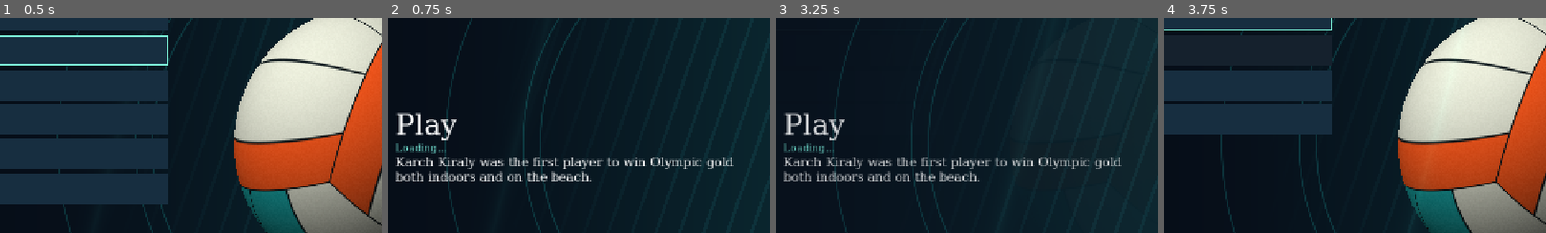
Above: before the commit, frames 1-4 (left to right).
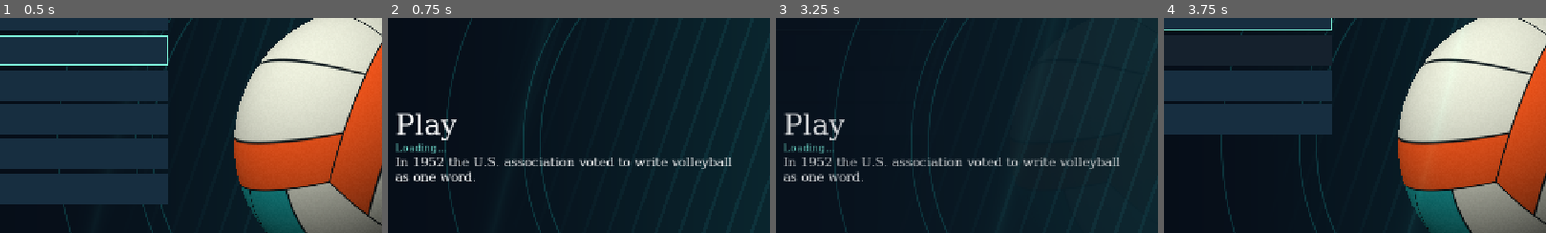
Above: after the commit, the same moments.

Repository: foreandr/volleyball
Game: Godot game, scene res://scenes/main.tscn
Same seed, same stepped clock (60 frames per second), same inputs: the game is played once before the commit and once after it. Sound files missing from this copy of the repository are replaced by a short silence.
Inputs (mouse positions are % of the whole screen's width and height, from its top left):
- Up to frame 1 (0.5 s): no input
- Up to frame 2 (0.75 s): click "Play" at 0.5 s
- Up to frame 3 (3.25 s): click "Back" at 1.25 s; click "Offline" at 2 s; click "Simulate" at 2.75 s
- Up to frame 4 (3.75 s): tap Enter (ui_accept) at 3.5 s; move the mouse to (72, 45) at 3.52 s; hold Right (ui_right) from 3.53 s (still down); hold E from 3.53 s (still down); click (72, 45) at 3.67 s
The pictures show only the part of the screen within x 26-76%, y 20-70%; the shares and areas given below are measured in that part.

Frame 1 is identical in both runs. In frame 2, 3.6% of the frame differs, in the area x 2-91%, y 64-76%; in frame 3, 3.4%; in frame 4, nothing differs.

Commit message:
Open Set to Target as continuous solo coach training in the shared gym

Diff:
--- /dev/null
+++ b/scenes/setting_camp.tscn
@@ -0,0 +1,6 @@
+[gd_scene load_steps=2 format=3]
+
+[ext_resource type="PackedScene" path="res://scenes/indoor_practice.tscn" id="1"]
+
+[node name="SettingCamp" instance=ExtResource("1")]
+solo_setting = true
--- a/scripts/animation_editor.gd
+++ b/scripts/animation_editor.gd
@@ -101,8 +101,11 @@
 	preview.add_child(overlay)
 	refresh_history()
 
+func light_preview_stage(world: Node3D) -> void:
+	preload("res://scripts/tryout_gym.gd").light_gym(world)
+
 func build_preview_stage(world: Node3D) -> void:
-	world.add_child(preload("res://scripts/preview_court.gd").new())
+	world.add_child(preload("res://scripts/tryout_gym.gd").new())
 	orbit_yaw = -2.2
 	orbit_pitch = 0.26
 	max_view_distance = 60.0
--- a/scripts/create.gd
+++ b/scripts/create.gd
@@ -236,7 +236,7 @@
 func build_preview(viewport: SubViewport) -> void:
 	var world := Node3D.new()
 	viewport.add_child(world)
-	preload("res://scripts/preview_court.gd").add_preview_lighting(world)
+	light_preview_stage(world)
 	build_preview_stage(world)
 	preview_player = preload("res://scripts/volleyball_player.gd").new()
 	preview_player.name = "PreviewPlayer"
@@ -253,6 +253,9 @@
 	preview_camera.current = true
 	world.add_child(preview_camera)
 	update_camera()
+
+func light_preview_stage(world: Node3D) -> void:
+	preload("res://scripts/preview_court.gd").add_preview_lighting(world)
 
 func build_preview_stage(world: Node3D) -> void:
 	var platform := MeshInstance3D.new()
--- a/scripts/drills_menu.gd
+++ b/scripts/drills_menu.gd
@@ -4,7 +4,7 @@
 
 const CATEGORIES := {
 	"Passing": [{"title":"Pass to Target","scene":"res://scenes/story_animations.tscn"}],
-	"Setting": [{"title":"Set to Target"}],
+	"Setting": [{"title":"Set to Target","scene":"res://scenes/setting_camp.tscn"}],
 	"Attacking": [{"title":"Butterfly"}],
 	"Serving": [{"title":"Spin Serve"}],
 	"Digging": [],
@@ -69,7 +69,8 @@
 			if CATEGORIES[name_].any(func(entry): return entry.title == drill):
 				show_category(name_)
 				break
-		open_setting_stage(drill)
+		if drill=="Set to Target": MenuPresentation.load_scene("res://scenes/setting_camp.tscn")
+		else: open_setting_stage(drill)
 	elif StorySession.drill_menu_category.is_empty():
 		show_categories()
 	else:
@@ -140,8 +141,9 @@
 	var viewport := SubViewport.new()
 	viewport.own_world_3d = true
 	setting_stage.add_child(viewport)
-	preload("res://scripts/preview_court.gd").add_preview_lighting(viewport)
-	viewport.add_child(preload("res://scripts/preview_court.gd").new())
+	var gym := preload("res://scripts/tryout_gym.gd").new()
+	viewport.add_child(gym)
+	gym.light_gym(gym)
 	var spin_serve := title == "Spin Serve"
 	var butterfly := title == "Butterfly"
 	var drill: Node3D
--- a/scripts/indoor_practice.gd
+++ b/scripts/indoor_practice.gd
@@ -1,4 +1,6 @@
 extends Control
+
+@export var solo_setting := false
 
 const Court = preload("res://scripts/preview_court.gd")
 const Player = preload("res://scripts/volleyball_player.gd")
@@ -146,7 +148,9 @@
 	world.add_child(camera)
 	camera.current = true
 	setter = athlete(Vector3(-0.8,0.04,1.1),"e97937")
-	setter.apply_profile(CareerSession.profile())
+	var profile := CareerSession.profile()
+	if solo_setting and profile.is_empty(): profile=preload("res://scripts/player_profile.gd").load_profile()
+	setter.apply_profile(profile)
 	setter.play_action("idle")
 	coach = athlete(Vector3(-2.5,0.04,-1.2),"48574d")
 	coach.play_action("idle")
@@ -154,7 +158,7 @@
 	preload("res://scripts/practice_kit.gd").apply(coach,true)
 	setter.set_meta("school_photo",SchoolHeadshots.request(setter.attributes))
 	coach_motion.dress(coach)
-	seat_teammates()
+	if not solo_setting: seat_teammates()
 	for i in PINS.size():
 		var basket := preload("res://scripts/tryout_target.gd").new()
 		basket.position = PINS[i]
@@ -343,11 +347,11 @@
 	Xbox.prompts(controls_row,entries)
 
 func leave() -> void:
-	MenuPresentation.load_scene("res://scenes/story.tscn")
+	MenuPresentation.load_scene("res://scenes/drills.tscn" if solo_setting else "res://scenes/story.tscn")
 
 func start_practice() -> void:
 	coach_motion.whistle_cue.signal_drill(coach)
-	rotation_drill.advance_turn()
+	if not solo_setting: rotation_drill.advance_turn()
 	rotation_drill.stage_start()
 	skip_time = 0
 	demonstration = false
@@ -356,6 +360,7 @@
 	if rotation_drill.turn == 1: say(coach, "%s, you're up first." % setter.display_name,4.0)
 
 func jump_rep() -> bool:
+	if solo_setting: return (rep/3)%2==1
 	return demo_index%2==1 if demonstration else rotation_drill.round_index==1
 
 func called() -> int:
@@ -395,6 +400,7 @@
 			if attempt.setter==rotation_drill.turn and attempt.made: made+=1
 		title.text="ZONE %d   /   %s   /   %d/9 MADE" % [[1,6,5][rotation_drill.round_index],TARGETS[called()],made]
 		if called()==2: message.text = "72   /   Back set"
+	if solo_setting: title.text="TRAINING CAMP   /   SET TO TARGET"
 	panel.visible=demonstration or rotation_drill.turn==0
 	hint.text = ""
 	hint.hide()
@@ -572,7 +578,7 @@
 	if changing_turn: return
 	update_speech(delta)
 	timing_note.visible = clock < timing_until and phase != "complete" and not settings.visible
-	score_strip.visible=phase not in ["intro","net_guide"] and not settings.visible and (not demonstration or phase=="complete")
+	score_strip.visible=not solo_setting and phase not in ["intro","net_guide"] and not settings.visible and (not demonstration or phase=="complete")
 	if settings.visible or phase=="net_guide": return
 	if coach_motion.whistle_cue.step_whistle(coach,delta): return
 	if phase=="complete":
@@ -630,7 +636,7 @@
 	var stick := Vector2(axis(JOY_AXIS_RIGHT_X),axis(JOY_AXIS_RIGHT_Y))
 	stick+=Input.get_vector("ui_left","ui_right","ui_up","ui_down") if (Input.is_key_pressed(KEY_LEFT) or Input.is_key_pressed(KEY_RIGHT) or Input.is_key_pressed(KEY_UP) or Input.is_key_pressed(KEY_DOWN)) else Vector2.ZERO
 	select_height(stick)
-	rotation_drill.tick(delta)
+	if not solo_setting: rotation_drill.tick(delta)
 	# Leave the three targets in frame while easing toward the live ball.
 	var lead := (ball.position-Vector3(0,1.6,1.0))*Vector3(0.10,0.08,0.055)
 	camera_lead = camera_lead.lerp(lead.limit_length(0.5),1.0-exp(-3.2*delta))
@@ -836,6 +842,11 @@
 					begin("between")
 		"between":
 			if elapsed>.025 and not jump.active and not free_jump.active:
+				if solo_setting:
+					rep+=1
+					rotation_drill.attempts=rep%3
+					reset_feed()
+					return
 				if rotation_drill.attempts==2: next_release = maxf(next_release,last_toss+3.5)
 				var entry := {"setter":rotation_drill.turn,"target":called(),"station":rotation_drill.station,"made":success,"error":placement_error}
 				if rotation_drill.turn!=0: entry["cpu_goal"]=cpu_goal(rotation_drill.turn)
--- a/scripts/menu_presentation.gd
+++ b/scripts/menu_presentation.gd
@@ -180,18 +180,40 @@
 	"Karch Kiraly was the first player to win Olympic gold both indoors and on the beach.",
 	"Jackie Silva and Sandra Pires won the first Olympic women's beach volleyball title in 1996.",
 	"At the London Olympics, beach volleyball was played on Horse Guards Parade.",
-	"At the Paris 2024 Olympics, beach volleyball players competed beside the Eiffel Tower."
+	"At the Paris 2024 Olympics, beach volleyball players competed beside the Eiffel Tower.",
+	"Early volleyball teams could field more than six players. The six-player limit arrived in 1918.",
+	"The three-contact limit dates to 1922.",
+	"An early volleyball had a leather cover wrapped around a rubber inner tube.",
+	"The YMCA included volleyball rules in its North American athletic handbook in 1897.",
+	"In 1952 the U.S. association voted to write volleyball as one word.",
+	"Representatives from 14 countries founded the international volleyball federation in Paris in 1947.",
+	"The first men's volleyball world championship took place in 1949.",
+	"The first women's volleyball world championship followed in 1952.",
+	"The libero made its world championship debut in 1998.",
+	"Yellow, blue and white volleyballs appeared at the 1998 World Championships in Japan.",
+	"Volleyball appeared as a demonstration in Paris in 1924, forty years before its Olympic medal debut.",
+	"The first Snow Volleyball World Tour launched in 2019."
 ]
 const FACT_ART := {FACTS[7]:"res://assets/menu/paris_beach_court.svg"}
 var fact_order := []
 var last_fact := ""
+var fact_history := ConfigFile.new()
+var facts_loaded := false
 
 func next_fact() -> String:
+	if not facts_loaded:
+		facts_loaded=true
+		if fact_history.load("user://loading_facts.cfg")==OK:
+			last_fact=fact_history.get_value("facts","last","")
+			fact_order=fact_history.get_value("facts","remaining",[]).filter(func(f): return f in FACTS)
 	if fact_order.is_empty():
 		fact_order = FACTS.duplicate()
 		fact_order.shuffle()
 		if fact_order.back() == last_fact: fact_order.reverse()
 	last_fact = fact_order.pop_back()
+	fact_history.set_value("facts","last",last_fact)
+	fact_history.set_value("facts","remaining",fact_order)
+	fact_history.save("user://loading_facts.cfg")
 	return last_fact
 
 var loading_screen: ColorRect
--- a/scripts/practice_kit.gd
+++ b/scripts/practice_kit.gd
@@ -41,16 +41,16 @@
 	shaped.add_surface_from_arrays(Mesh.PRIMITIVE_TRIANGLES,arrays,[],{},source.surface_get_format(surface)&Mesh.ARRAY_FLAG_USE_8_BONE_WEIGHTS)
 	return shaped
 
-static func apply(actor: Node3D,coach: bool,variant := 0) -> void:
+static func apply(actor: Node3D,coach: bool,variant := 0,vary_build := true) -> void:
 	var rig: Skeleton3D = actor.skeleton
 	var outer_shirt: MeshInstance3D
 	if coach:
 		actor.set_height_cm(174)
 		actor.scale*=Vector3(1.01,1,1.01)
-	elif variant>0:
+	elif vary_build and variant>0:
 		if variant<20: actor.set_height_cm(166+(variant*13)%36)
 		actor.scale*=Vector3(.88+.036*(variant%7),1,.90+.045*((variant*3)%6))
-	if variant>0 and variant<20:
+	if vary_build and variant>0 and variant<20:
 		var build := float((variant*5)%9)/8.
 		for side in ["l","r"]:
 			var thigh := rig.find_bone("thigh_"+side)
--- a/scripts/story_animations.gd
+++ b/scripts/story_animations.gd
@@ -146,8 +146,11 @@
 func show_marker_popup(caption := "Debug marker saved") -> void:
 	marker_popup.flash(caption)
 
+func light_preview_stage(world: Node3D) -> void:
+	preload("res://scripts/tryout_gym.gd").light_gym(world)
+
 func build_preview_stage(world: Node3D) -> void:
-	world.add_child(preload("res://scripts/preview_court.gd").new())
+	world.add_child(preload("res://scripts/tryout_gym.gd").new())
 	orbit_yaw = -2.2
 	orbit_pitch = 0.26
 	max_view_distance = 60.0
--- a/scripts/tryout_paths.gd
+++ b/scripts/tryout_paths.gd
@@ -1,5 +1,7 @@
 extends RefCounted
 
+const TURN_RATE := 2.25
+const WALK_ACCELERATION := 4.0
 const STEP := .35
 var graph := AStarGrid2D.new()
 var paths := {}
@@ -104,10 +106,10 @@
 var velocities := {}
 func stride(actor: Node3D, toward: Vector3, speed: float, dt: float) -> Vector3:
 	var heading := atan2(toward.x,toward.z)
-	actor.rotation.y = rotate_toward(actor.rotation.y,heading,2.25*dt)
+	actor.rotation.y = rotate_toward(actor.rotation.y,heading,TURN_RATE*dt)
 	var forward := Vector3(sin(actor.rotation.y),0,cos(actor.rotation.y))
 	var aligned := maxf(0.0,cos(angle_difference(actor.rotation.y,heading)))
 	var previous: Vector3 = velocities.get(actor,Vector3.ZERO)
-	var velocity := previous.move_toward(forward*speed*aligned,4.0*dt)
+	var velocity := previous.move_toward(forward*speed*aligned,WALK_ACCELERATION*dt)
 	velocities[actor] = velocity
 	return velocity*dt
--- a/scripts/tryout_rotation.gd
+++ b/scripts/tryout_rotation.gd
@@ -50,17 +50,18 @@
 		routes.equipment_clearance.append(Rect2(center-half,half*2))
 	random.randomize()
 	roster.append(game.setter)
-	for i in [1,2]: roster.append(game.athlete(WAIT[i],["","377f95","93543a"][i]))
-	for i in [1,2]: game.register_student(roster[i],i)
-	for i in [1,2]: preload("res://scripts/practice_kit.gd").apply(roster[i],false,i)
+	if not game.solo_setting:
+		for i in [1,2]: roster.append(game.athlete(WAIT[i],["","377f95","93543a"][i]))
+		for i in [1,2]: game.register_student(roster[i],i)
+		for i in [1,2]: preload("res://scripts/practice_kit.gd").apply(roster[i],false,i)
+		for i in HOME.size():
+			var actor: Node3D = game.athlete(HOME[i],"395b48")
+			game.register_student(actor,i+3)
+			preload("res://scripts/practice_kit.gd").apply(actor,false,i+3)
+			key_upright_idle(actor)
+			workers.append({"actor":actor,"cargo":[],"goal":null,"lifting":0.0,"start":Vector3.ZERO})
+		runner=workers[5].actor
 	for actor in roster: key_upright_idle(actor)
-	for i in HOME.size():
-		var actor: Node3D = game.athlete(HOME[i],"395b48")
-		game.register_student(actor,i+3)
-		preload("res://scripts/practice_kit.gd").apply(actor,false,i+3)
-		key_upright_idle(actor)
-		workers.append({"actor":actor,"cargo":[],"goal":null,"lifting":0.0,"start":Vector3.ZERO})
-	runner=workers[5].actor
 	basket = Node3D.new()
 	game.world.add_child(basket)
 	basket.position = CART
@@ -74,7 +75,7 @@
 	cart_box(Vector3(0,1.01,-.42),Vector3(.93,.044,.044),metal)
 	for x in [-.43,.43]: cart_box(Vector3(x,.91,-.42),Vector3(.044,.20,.044),metal)
 	cart_box(Vector3(0,.58,0),Vector3(1.10,.035,.72),cloth)
-	for post in POSTS:
+	for post in ([] if game.solo_setting else POSTS):
 		var bin := basket.duplicate() as Node3D
 		game.world.add_child(bin)
 		bin.position=post
@@ -299,6 +300,11 @@
 
 func free_ball(velocity: Vector3) -> void:
 	if not issued: return
+	if game.solo_setting:
+		store_ball(issued)
+		issued=null
+		game.ball.hide()
+		return
 	issued.position = game.ball.position
 	issued.show()
 	issued.collision_layer = 128
--- a/scripts/volleyball_match.gd
+++ b/scripts/volleyball_match.gd
@@ -15,6 +15,10 @@
 const Net = preload("res://scripts/net_collision.gd")
 const BallPreview = preload("res://scripts/animation_ball_preview.gd")
 const Court = preload("res://scripts/preview_court.gd")
+const GymPaths = preload("res://scripts/tryout_paths.gd")
+var gym_contacts := preload("res://scripts/gym_physics.gd").new()
+var court_velocities := {}
+var movement_times := {}
 const Footwork = preload("res://scripts/directional_footwork.gd")
 const CONTACT_SOUND = preload("res://assets/audio/pass_contact.wav")
 const SPIKE_SOUND = preload("res://assets/audio/spike_smack.wav")
@@ -235,6 +239,13 @@
 				avatar.apply_profile(StorySession.offline_roster[side*team_size+slot])
 				avatar.team_color = StorySession.kit_colors[side]
 				if avatar.kit_material: avatar.kit_material.albedo_color = avatar.team_color
+			if not avatar.shirt_fabric:
+				preload("res://scripts/practice_kit.gd").apply(avatar,false,side*team_size+slot,false)
+			avatar.shirt_fabric.set_shader_parameter("fabric",avatar.team_color)
+			if not avatar.skeleton.find_child("PracticeJointLimits",false,false):
+				var limits := preload("res://scripts/practice_joint_limits.gd").new()
+				limits.name="PracticeJointLimits"
+				avatar.skeleton.add_child(limits)
 			avatar.animator.callback_mode_process = AnimationMixer.ANIMATION_CALLBACK_MODE_PROCESS_MANUAL
 			avatar.get_node("DirectionArrows").hide()
 			players.append(avatar)
@@ -378,6 +389,8 @@
 	return -lane if team(index) == 0 else lane
 
 func reset_match() -> void:
+	court_velocities.clear()
+	movement_times.clear()
 	if replay.active: toggle_replay()
 	if cpu_policy.demo_recording:
 		cpu_policy.load_profile()
@@ -1408,7 +1421,7 @@
 	elif receive_facing.is_finite() and not receive_facing.is_zero_approx():
 		yaw = atan2(receive_facing.x,receive_facing.z)
 		if not turn_to_travel: yaw = clampf(yaw,-1.03,1.03)
-	actor.rotation.y = rotate_toward(actor.rotation.y,yaw,delta*(turn_rate if turn_to_travel else 8.0))
+	actor.rotation.y = rotate_toward(actor.rotation.y,yaw,delta*minf(turn_rate,GymPaths.TURN_RATE))
 	var sprint := may_run and heading.dot(actor.basis.z.normalized()) >= run_alignment
 	var previous_body_pose := {}
 	if paced_run:
@@ -1420,7 +1433,14 @@
 	if sprint:
 		pace = clampf(speed,0.65,CPU_SPRINT_SPEED) if paced_run else clampf(speed*1.24,5.85,CPU_SPRINT_SPEED)
 	var before := actor.position
-	var step_target := before+offset.limit_length(delta*pace)
+	var velocity: Vector3 = court_velocities.get(index,Vector3.ZERO)
+	if match_clock-float(movement_times.get(index,match_clock))>delta*2.: velocity=Vector3.ZERO
+	velocity=velocity.move_toward(heading*minf(pace,sqrt(2.*GymPaths.WALK_ACCELERATION*distance)),GymPaths.WALK_ACCELERATION*delta)
+	movement_times[index]=match_clock
+	court_velocities[index]=velocity
+	var world_step := frames[team(index)].global_basis*(velocity*delta).limit_length(distance)
+	var safe := gym_contacts.travel(self,actor.global_position,world_step,actor.height_cm*.01)
+	var step_target := frames[team(index)].to_local(safe)
 	var grounded := Court.clamp_setter(step_target,CPU_COURT_FRONT_LIMIT)
 	if is_server and before.z < Court.RUNOFF_NEAR_BASELINE:
 		grounded.z = clampf(step_target.z,before.z,CPU_COURT_FRONT_LIMIT)
Not shown, changed: GAME_DESIGN.md
